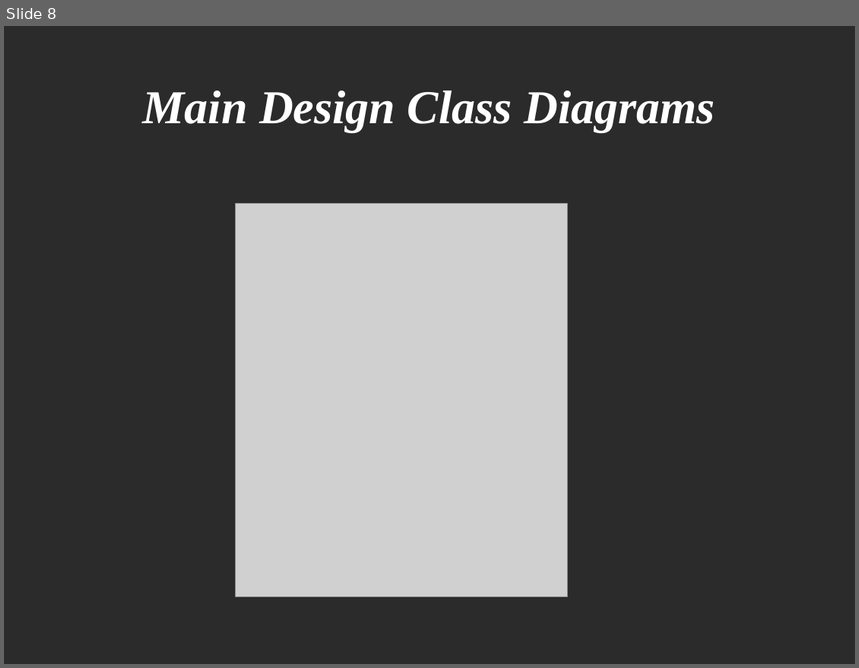
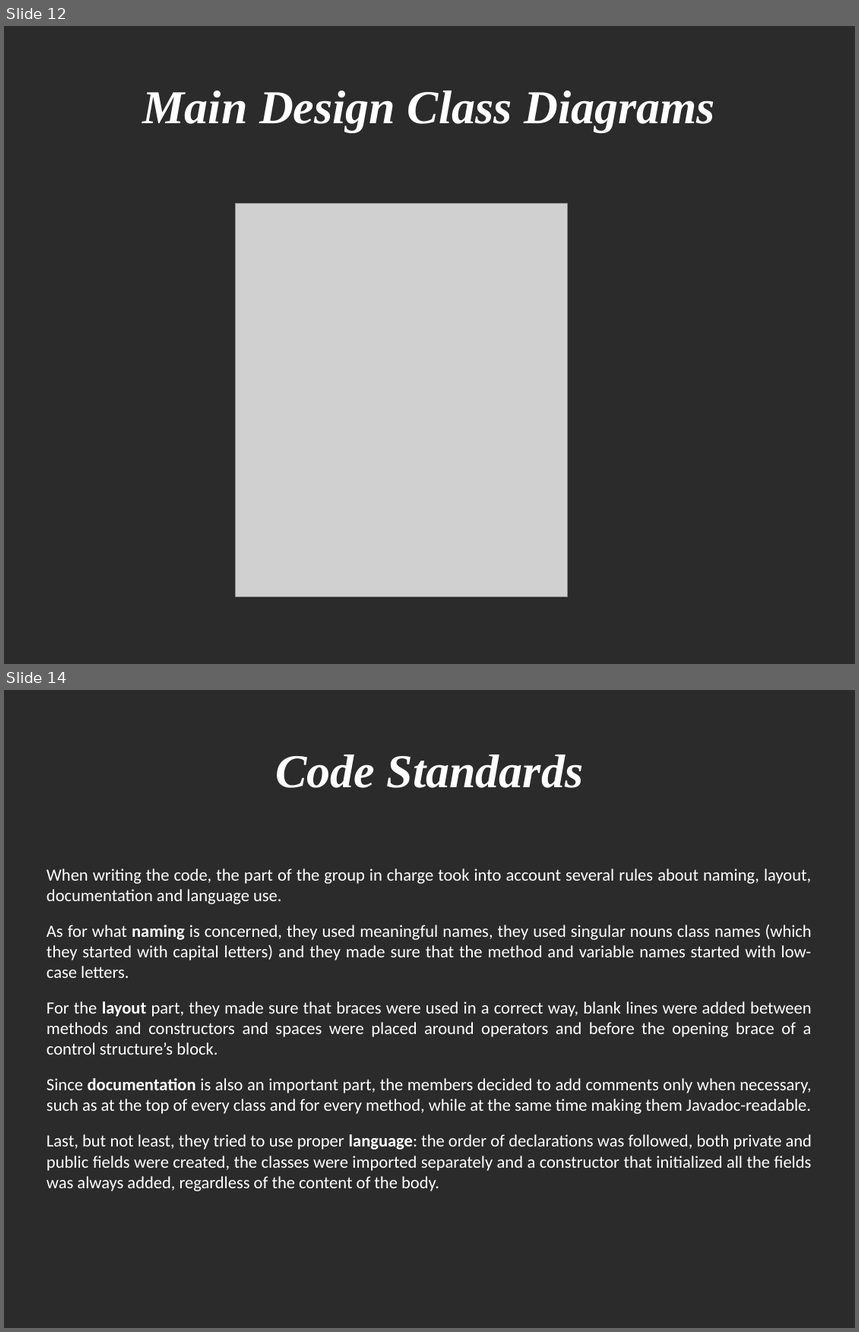
Before and after one commit to CSharkie/ucn-workshop-design-dm83-group2, a slide deck: Workshop group 2.odp. Shown one above the other, each under a label of ours: slide 8 before the commit, slides 12 and 14 after it; the slides between them are not shown. The pictures are 859x668 and 859x1332 pixels, drawn with LibreOffice and Linux fonts; fonts in the diff are those of the drawing; grey boxes stand for pictures; background and template pictures are left out; a plain dark background stands for a picture behind light text. Boxes give left, top, right and bottom in pixels: in the first picture for what was removed or moved away, otherwise in the second. Text is boxed around its words. In the diff, an @@ line names an element or a change of style, - is before the commit and + after.

```diff
--- a/Workshop group 2.odp
+++ b/Workshop group 2.odp
@@ slide 14 added at box(4, 690, 855, 1328), background picture (left out) @@
@@ title added at box(275, 755, 584, 788), 44 pt, text #FFFFFF, bold, italic @@
+Code Standards
@@ text added at box(47, 869, 812, 1192), 16 pt, text #FFFFFF @@
+When writing the code, the part of the group in charge took into account several rules about naming, layout, documentation and language use.
+As for what naming is concerned, they used meaningful names, they used singular nouns class names (which they started with capital letters) and they made sure that the method and variable names started with low-case letters.
+For the layout part, they made sure that braces were used in a correct way, blank lines were added between methods and constructors and spaces were placed around operators and before the opening brace of a control structure’s block.
+Since documentation is also an important part, the members decided to add comments only when necessary, such as at the top of every class and for every method, while at the same time making them Javadoc-readable.
+Last, but not least, they tried to use proper language: the order of declarations was followed, both private and public fields were created, the classes were imported separately and a constructor that initialized all the fields was always added, regardless of the content of the body.
@@ what was slide 8 is now slide 12 @@
```
Also in this commit, not shown: 2 slides changed, 8 other slides added, 2 slides removed, 3 other files.
